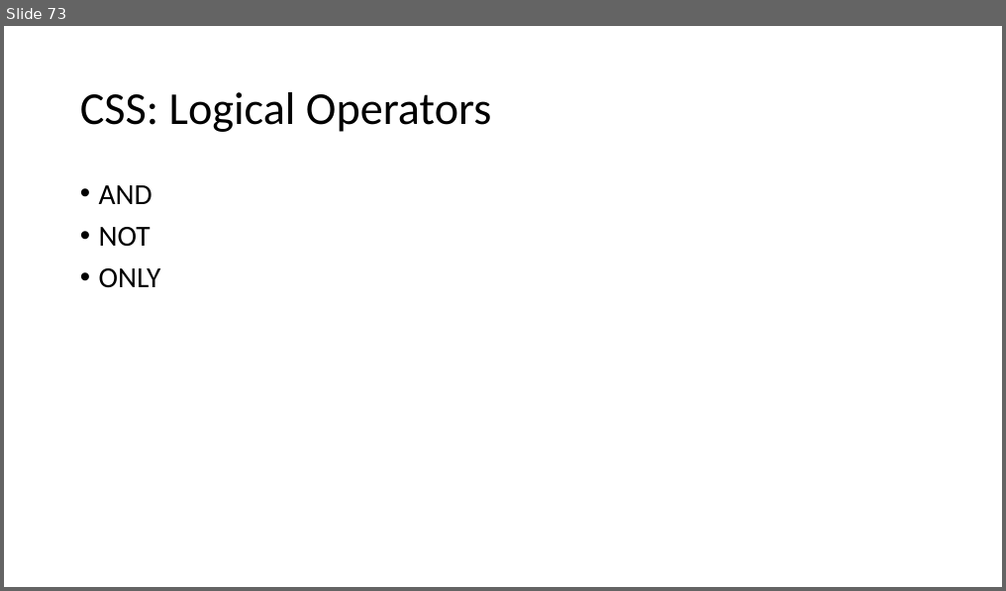
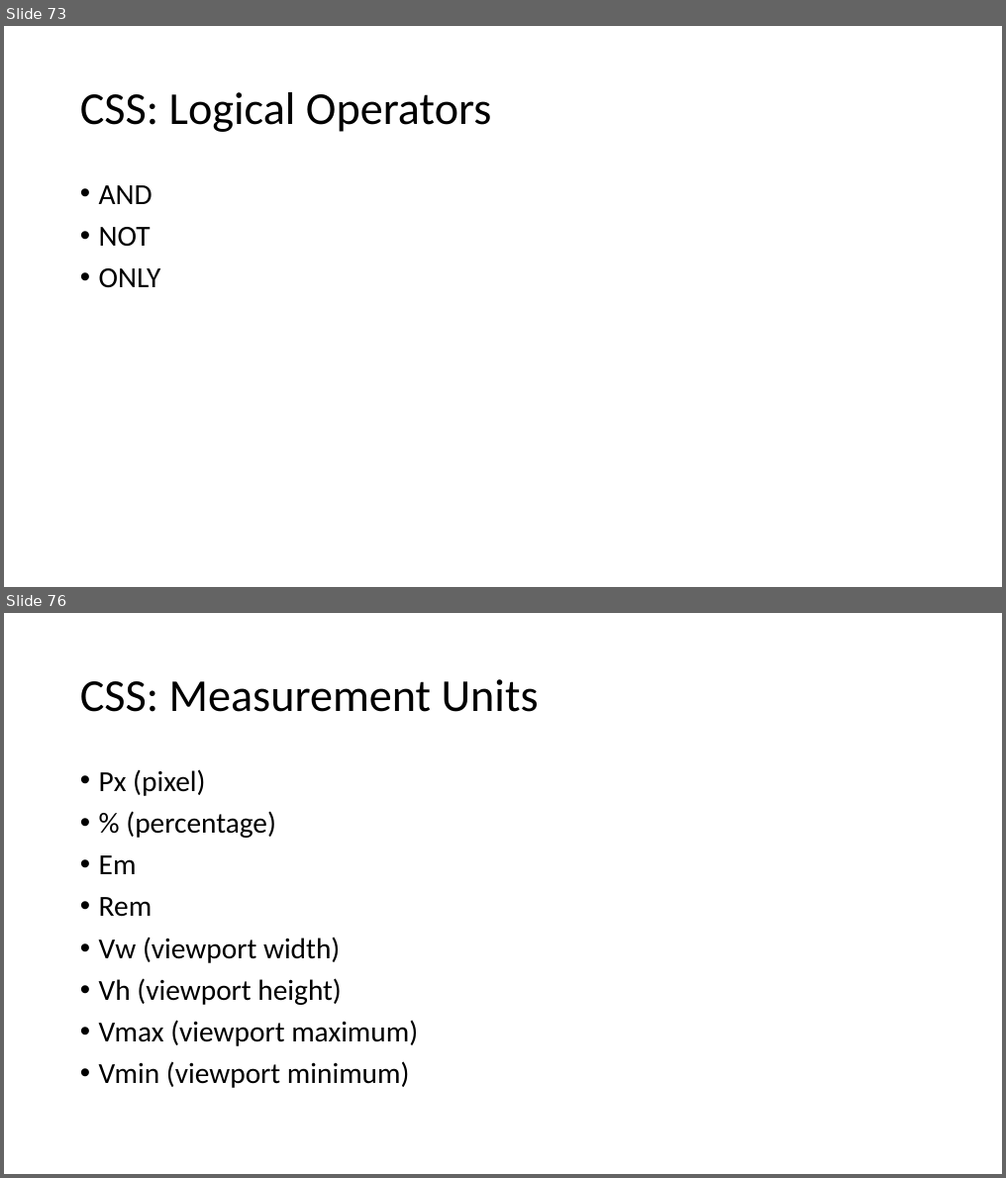
Before and after one commit to PiyushChaturvedii/Batch04, a slide deck: CSS.pptx. Shown one above the other, each under a label of ours: slide 73 before the commit, slides 73 and 76 after it; the slides between them are not shown. The pictures are 1006x591 and 1006x1178 pixels, drawn with LibreOffice and Linux fonts; fonts in the diff are those of the drawing. Boxes give left, top, right and bottom in pixels: in the first picture for what was removed or moved away, otherwise in the second. Text is boxed around its words. In the diff, an @@ line names an element or a change of style, - is before the commit and + after.

Commit message:
units updated

```diff
--- a/CSS.pptx
+++ b/CSS.pptx
@@ slide 76 added at bbox=[4, 613, 1002, 1174], background #FFFFFF @@
@@ title added at bbox=[80, 679, 539, 712], 44 pt, text #000000 @@
+CSS: Measurement Units
@@ text added at bbox=[99, 769, 418, 1088], 28 pt, text #000000 @@
+• Px (pixel)
+• % (percentage)
+• Em
+• Rem
+• Vw (viewport width)
+• Vh (viewport height)
+• Vmax (viewport maximum)
+• Vmin (viewport minimum)
```
Also in this commit, not shown: 2 other slides added, 3 other files.
